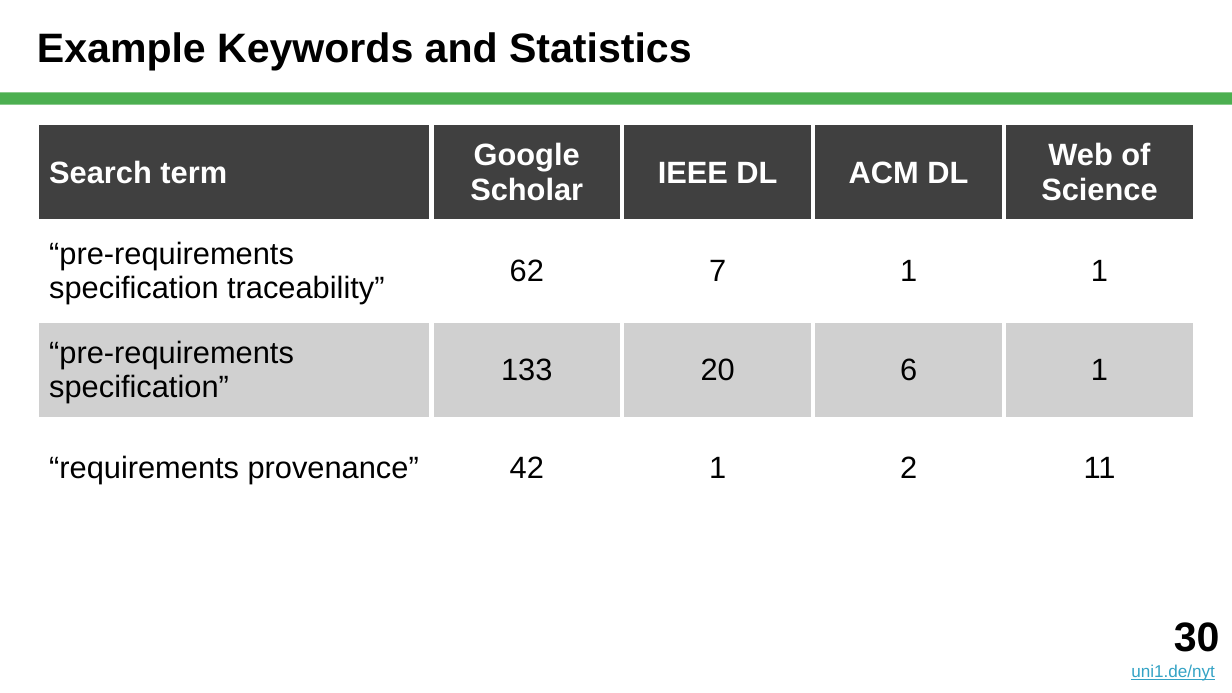
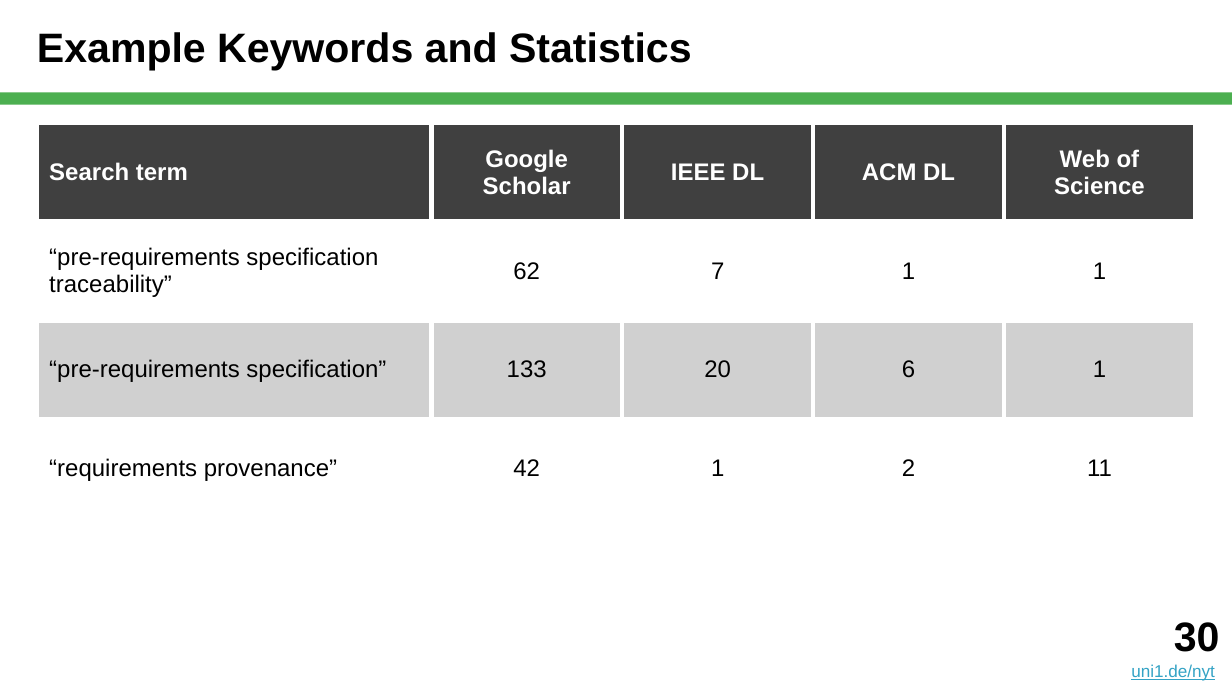
Before and after one commit to dirkriehle/nyt-course, a slide deck: slide 30 of Lecture slides/NYT C02 - Systematic Reviews.pptx. Drawn at 1232x693 pixels with LibreOffice and Linux fonts; fonts in the diff are those of the drawing. Boxes give left, top, right and bottom in pixels: in the first picture for what was removed or moved away, otherwise in the second. Text is boxed around its words. In the diff, an @@ line names an element or a change of style, - is before the commit and + after.

```diff
--- a/Lecture slides/NYT C02 - Systematic Reviews.pptx
+++ b/Lecture slides/NYT C02 - Systematic Reviews.pptx
@@ table at (37, 123, 1195, 527) @@
@@ size 18 to 14 pt @@
```
Also in this commit, not shown: 8 other slides changed, 6 slides added, 1 other file.
